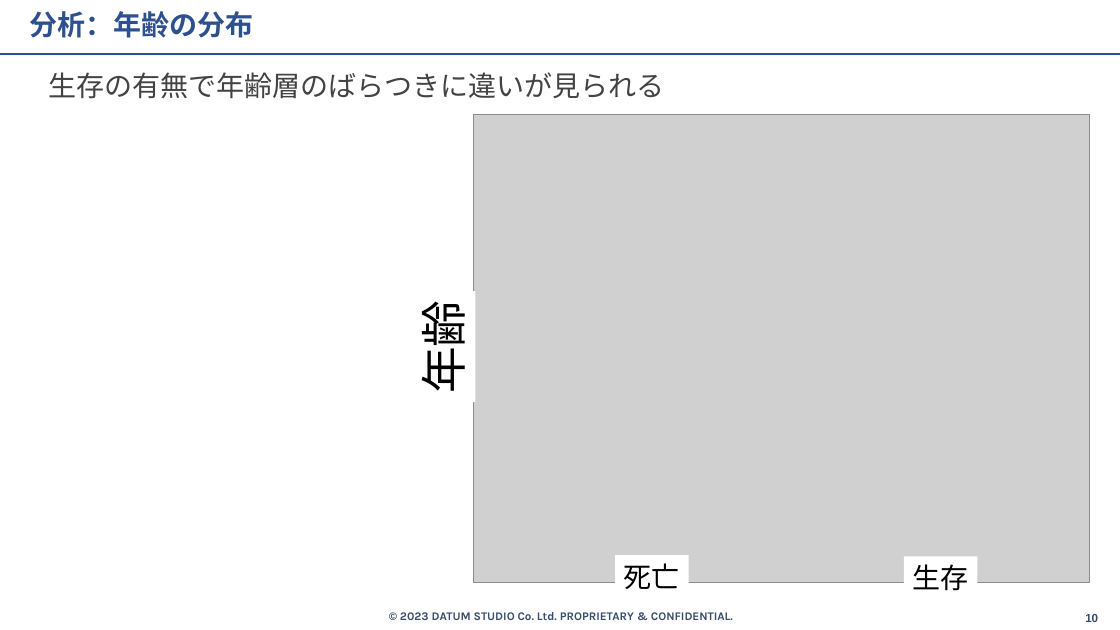
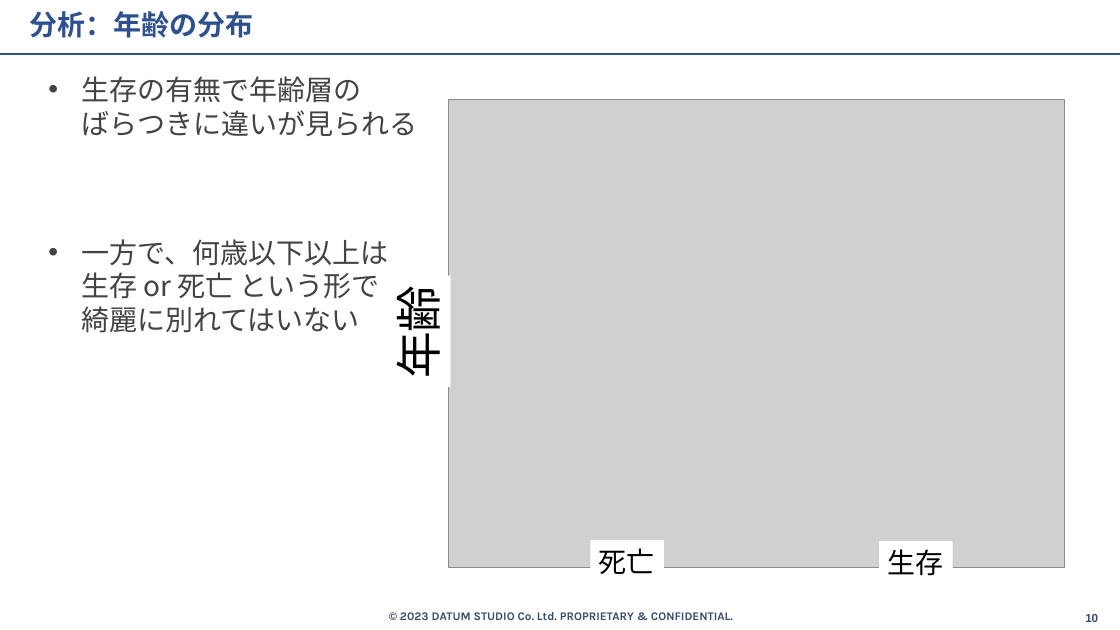
Before and after one commit to beuxor/ensyu_integrated, a slide deck: slide 10 of slides/NOBUSUE_Ryuku_Titanic.pptx. Drawn at 1120x630 pixels with LibreOffice and Linux fonts; fonts in the diff are those of the drawing; grey boxes stand for pictures. Boxes give left, top, right and bottom in pixels: in the first picture for what was removed or moved away, otherwise in the second. Text is boxed around its words. In the diff, an @@ line names an element or a change of style, - is before the commit and + after.

```diff
--- a/slides/NOBUSUE_Ryuku_Titanic.pptx
+++ b/slides/NOBUSUE_Ryuku_Titanic.pptx
@@ text at <box>81,76,417,333</box>: text changed @@
-生存の有無で年齢層のばらつきに違いが見られる
+• 生存の有無で年齢層の
+  ばらつきに違いが見られる
+• 一方で、何歳以下以上は
+  生存 or 死亡 という形で
+  綺麗に別れてはいない
@@ 3 rectangles, 1 picture: place and size @@
-3 rectangles, 1 picture at <box>410,115,1090,598</box>
+3 rectangles, 1 picture at <box>386,100,1065,583</box>
```
Also in this commit, not shown: 11 other slides changed, 8 slides added, 6 other files.
